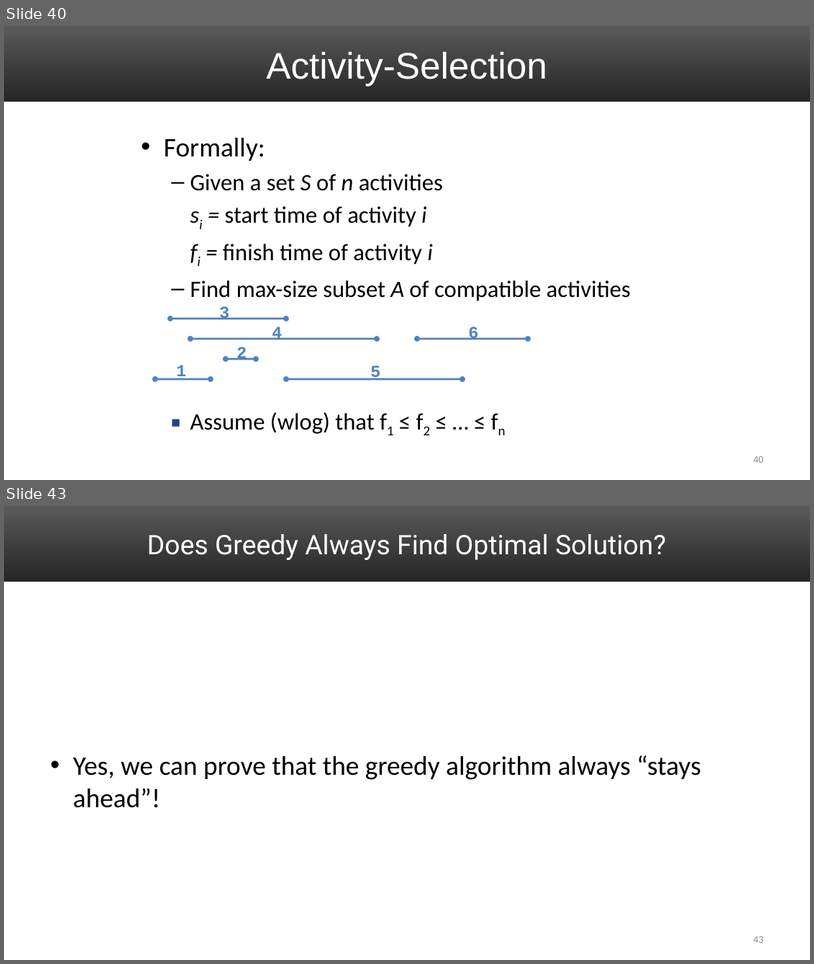
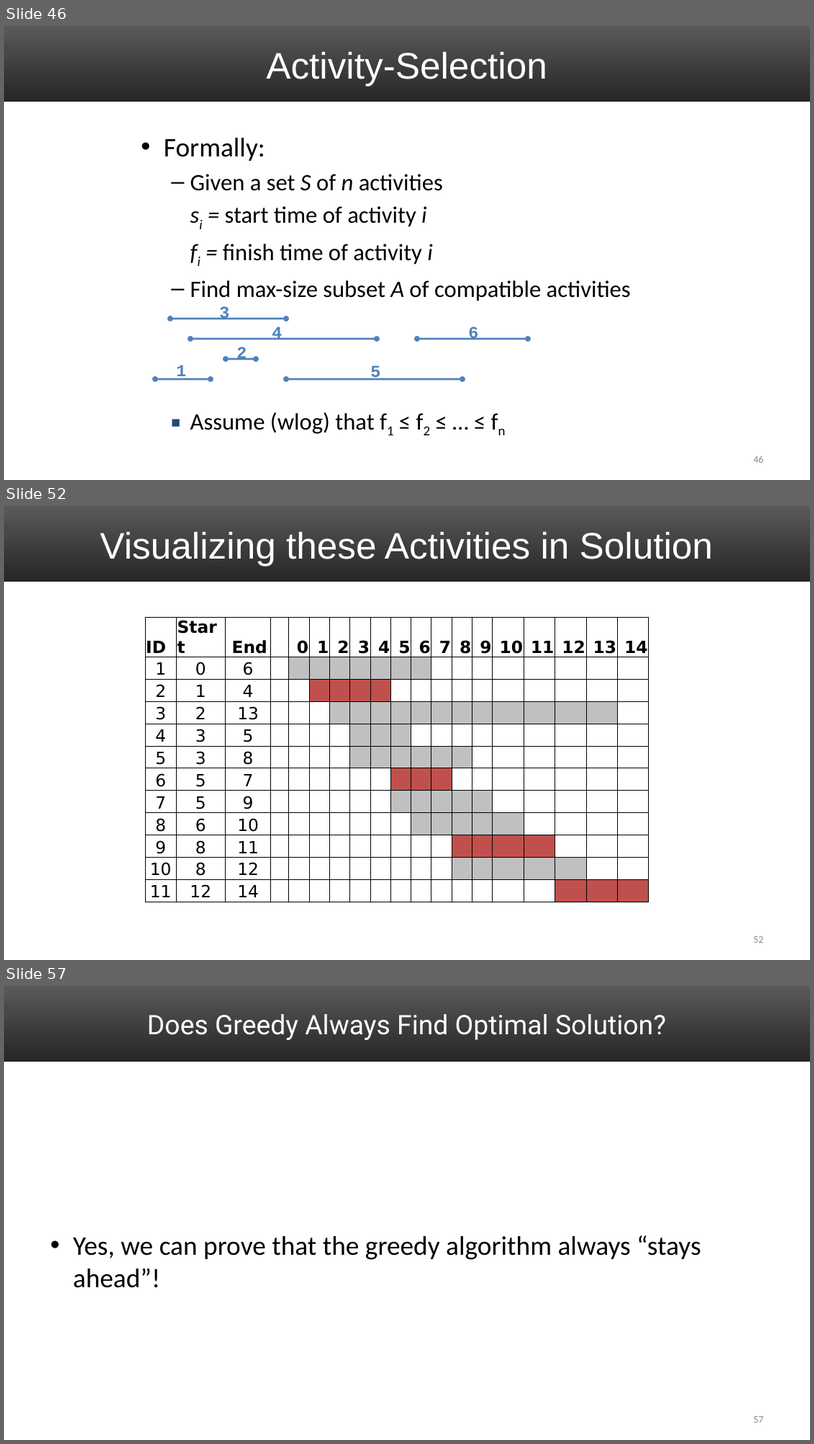
Before and after one commit to uva-cs/cs4102-f21, a slide deck: slides/GreedyAlgorithms_1.pptx. Shown one above the other, each under a label of ours: slides 40 and 43 before the commit, slides 46, 52 and 57 after it; the slides between them are not shown. The pictures are 814x964 and 814x1444 pixels, drawn with LibreOffice and Linux fonts; fonts in the diff are those of the drawing. Boxes give left, top, right and bottom in pixels: in the first picture for what was removed or moved away, otherwise in the second. Text is boxed around its words. In the diff, an @@ line names an element or a change of style, - is before the commit and + after.

```diff
--- a/slides/GreedyAlgorithms_1.pptx
+++ b/slides/GreedyAlgorithms_1.pptx
@@ slide 52 added at (4, 506, 810, 960), background #FFFFFF; not listed: 1 template element that a slide beside it also shows @@
@@ title added at (100, 532, 713, 566), 44 pt, text #FFFFFF @@
+Visualizing these Activities in Solution
@@ table added at (145, 617, 653, 900), 12 rows, 19 columns @@
+ID | Start | End |  | 0 | 1 | 2 | 3 | 4 | 5 | 6 | 7 | 8 | 9 | 10 | 11 | 12 | 13 | 14
+1 | 0 | 6 |  |  |  |  |  |  |  |  |  |  |  |  |  |  |  | 
+2 | 1 | 4 |  |  |  |  |  |  |  |  |  |  |  |  |  |  |  | 
+3 | 2 | 13 |  |  |  |  |  |  |  |  |  |  |  |  |  |  |  | 
+4 | 3 | 5 |  |  |  |  |  |  |  |  |  |  |  |  |  |  |  | 
+5 | 3 | 8 |  |  |  |  |  |  |  |  |  |  |  |  |  |  |  | 
+6 | 5 | 7 |  |  |  |  |  |  |  |  |  |  |  |  |  |  |  | 
+7 | 5 | 9 |  |  |  |  |  |  |  |  |  |  |  |  |  |  |  | 
+8 | 6 | 10 |  |  |  |  |  |  |  |  |  |  |  |  |  |  |  | 
+9 | 8 | 11 |  |  |  |  |  |  |  |  |  |  |  |  |  |  |  | 
+10 | 8 | 12 |  |  |  |  |  |  |  |  |  |  |  |  |  |  |  | 
+11 | 12 | 14 |  |  |  |  |  |  |  |  |  |  |  |  |  |  |  | 
@@ page number added at (754, 936, 764, 942), 12 pt, text #8C8C8C @@
+52
@@ what was slide 40 is now slide 46 @@
@@ page number at (754, 456, 764, 462): text changed @@
-40
+46
@@ what was slide 43 is now slide 57 @@
@@ page number at (754, 1416, 764, 1422): text changed @@
-43
+57
```
Also in this commit, not shown: 4 slides changed, 13 other slides added, 4 other files.
